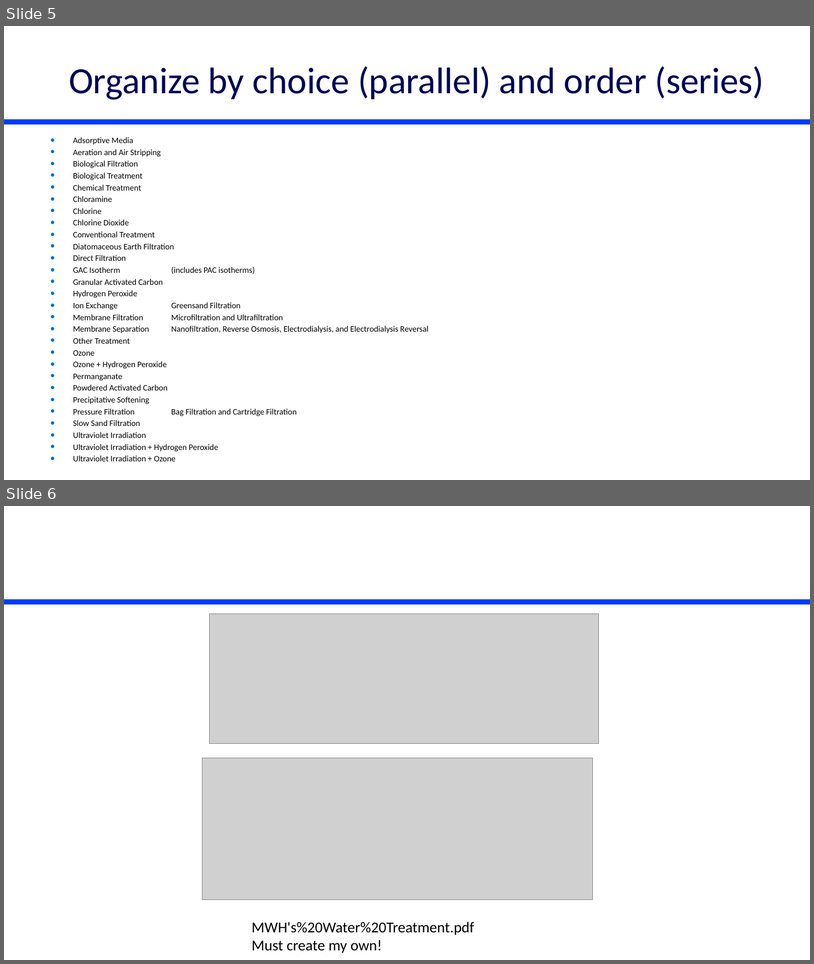
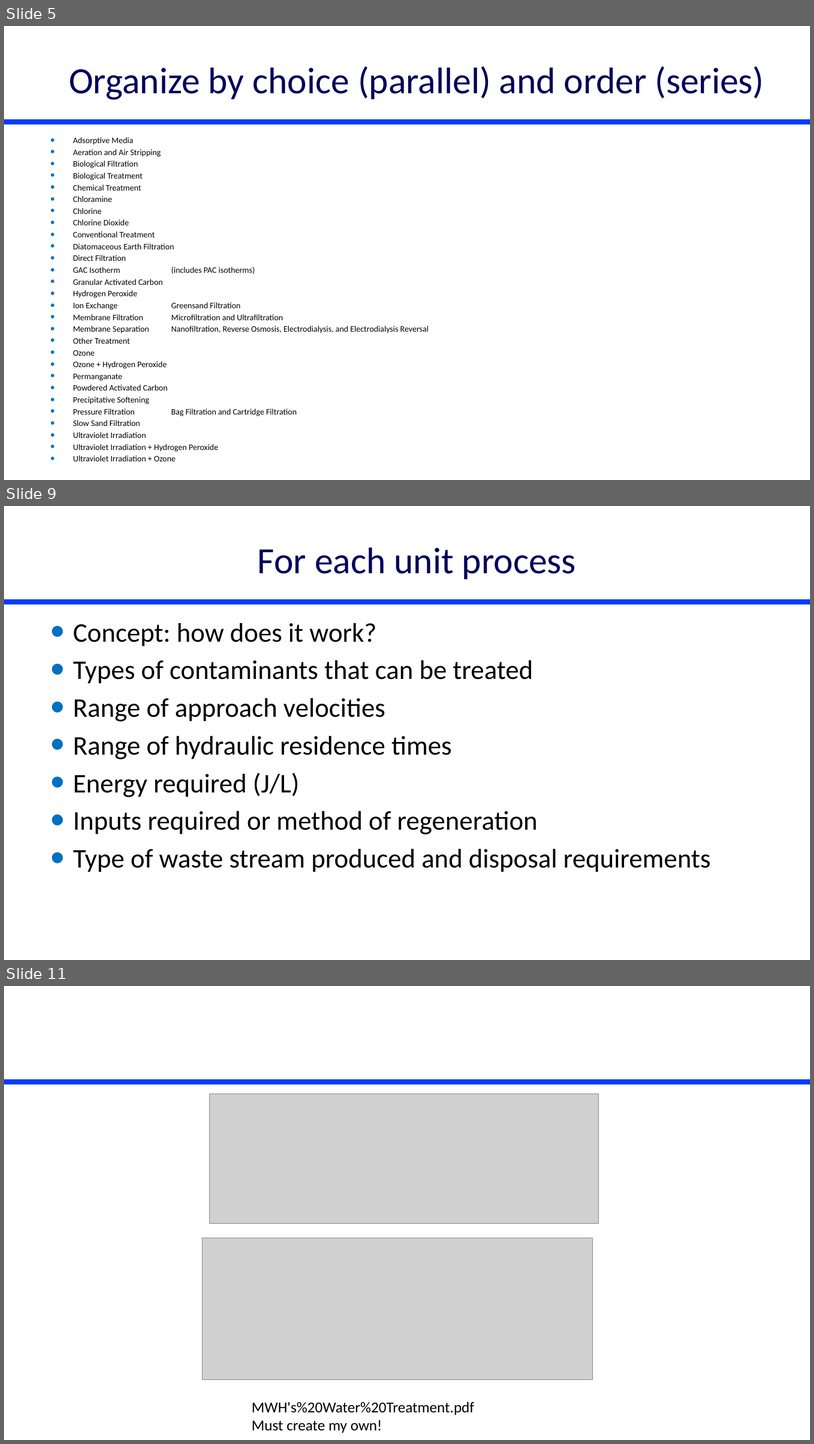
Before and after one commit to monroews/CEE4590, a slide deck: Lectures/Unit Process Selection.pptx. Shown one above the other, each under a label of ours: slides 5 and 6 before the commit, slides 5, 9 and 11 after it; the slides between them are not shown. The pictures are 814x964 and 814x1444 pixels, drawn with LibreOffice and Linux fonts; fonts in the diff are those of the drawing; grey boxes stand for pictures. Boxes give left, top, right and bottom in pixels: in the first picture for what was removed or moved away, otherwise in the second. Text is boxed around its words. In the diff, an @@ line names an element or a change of style, - is before the commit and + after.

```diff
--- a/Lectures/Unit Process Selection.pptx
+++ b/Lectures/Unit Process Selection.pptx
@@ slide 9 added at <box>4,506,810,960</box>, background #FFFFFF; not listed: 1 template element that a slide beside it also shows @@
@@ title added at <box>258,547,576,579</box>, 44 pt, text #00005A @@
+For each unit process
@@ text added at <box>73,623,711,872</box>, 32 pt, text #000000 @@
+• Concept: how does it work?
+• Types of contaminants that can be treated
+• Range of approach velocities
+• Range of hydraulic residence times
+• Energy required (J/L)
+• Inputs required or method of regeneration
+• Type of waste stream produced and disposal requirements
@@ what was slide 6 is now slide 11 @@
```
Also in this commit, not shown: 4 other slides added, 1 other file.
